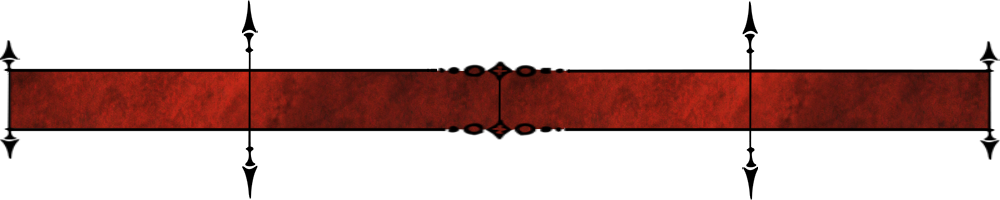
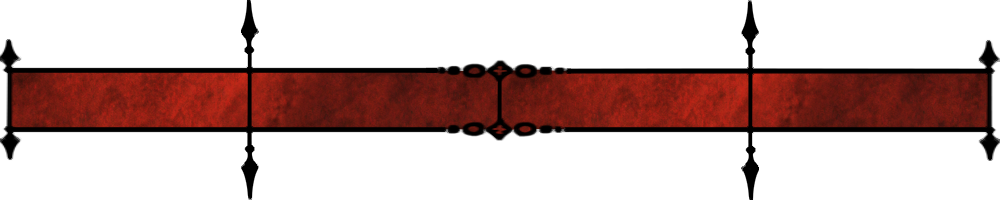
Revision of a layered 1000×200 image; what changed, layer by layer:
removed layer "Layer 16" over [0, 0, 1000, 200]
added layer "Layer 26" above "Blood Stone CH16" over [0, 0, 1000, 200]
painted on "Blood Stone CH16" over [465, 64, 535, 137]
added layer "Layer 20" over [0, 0, 1000, 200]
